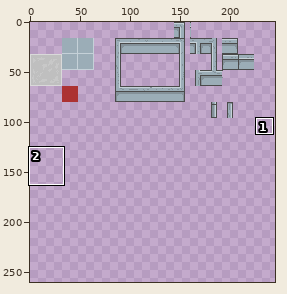
Edited in one commit: sprite sheet (assets/labTileset.png). The picture above shows the old version from afar; the outline marks the close-up.
Close-up. First the earlier version:
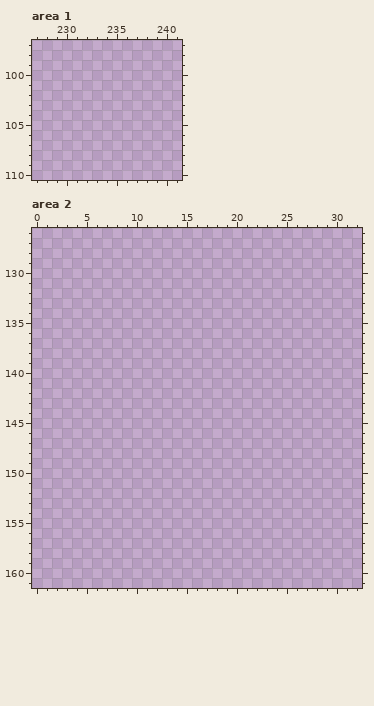
The file is 320x320 pixels. Colours within 5 levels of each other are drawn and written as one. Shown: area 1: x 227..241, y 97..110; area 2: x 0..32, y 126..161. The wide view leaves out empty margins. The commit also changed other parts of the picture, which this record leaves out.
After:
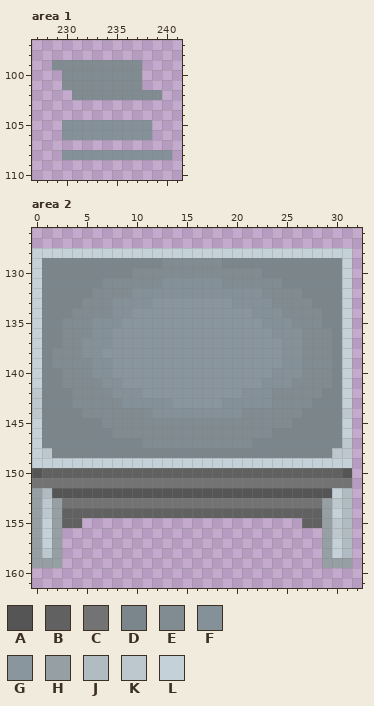
Palette (. is transparent): A #555555  B #616161  C #737373  D #7a858c  E #808b92  F #849199  G #8a969e  H #969fa4  J #b1bcc2  K #bcc8ce  L #c5d1d8
The exact change:
{"where": "area 1"}
{"y":99,"x":229,"old":".........","new":"EEEEEEEEE"}
{"y":100,"x":230,"old":"........","new":"EEEEEEEE"}
{"y":101,"x":230,"old":"........","new":"EEEEEEEE"}
{"y":102,"x":231,"old":".........","new":"EEEEEEEEE"}
{"y":105,"x":230,"old":".........","new":"FFFFFFFFF"}
{"y":106,"x":230,"old":".........","new":"FFFFFFFFF"}
{"y":108,"x":230,"old":"...........","new":"FFFFFFFFFFF"}
{"where": "area 2"}
{"y":128,"x":0,"old":"................................","new":"LLLLLLLLLLLLLLLLLLLLLLLLLLLLLLLL"}
{"y":129,"x":0,"old":"................................","new":"LDDDDDDDDDDDDEEEEEEDDDDDDDDDDDDL"}
{"y":130,"x":0,"old":"................................","new":"LDDDDDDDDDEEEEEEEEEEEEEDDDDDDDDL"}
{"y":131,"x":0,"old":"................................","new":"LDDDDDDEEEEEEFFFFFFEEEEEEDDDDDDL"}
{"y":132,"x":0,"old":"................................","new":"LDDDDDEEEEFFFFFFFFFFFFFEEEEDDDDL"}
{"y":133,"x":0,"old":"................................","new":"LDDDDEEEFFFFGGGGGGGGFFFFEEEEDDDL"}
{"y":134,"x":0,"old":"................................","new":"LDDDEEEEFFGGGGGGGGGGGGFFFEEEEDDL"}
{"y":135,"x":0,"old":"................................","new":"LDDEEEFFFGGGGGGGGGGGGGGFFFEEEDDL"}
{"y":136,"x":0,"old":"................................","new":"LDDEEEFFGGGGGGGGGGGGGGGGFFFEEEDL"}
{"y":137,"x":0,"old":"................................","new":"LDDEEFFFGGGGGGGGGGGGGGGGGFFEEEDL"}
{"y":138,"x":0,"old":"................................","new":"LDEEEFFGGGGGGGGGGGGGGGGGGFFEEEDL"}
{"y":139,"x":0,"old":"................................","new":"LDEEEEFFGGGGGGGGGGGGGGGGGFFEEEDL"}
{"y":140,"x":0,"old":"................................","new":"LDDEEEFFGGGGGGGGGGGGGGGGFFFEEEDL"}
{"y":141,"x":0,"old":"................................","new":"LDDEEEEFFGGGGGGGGGGGGGGFFFEEEEDL"}
{"y":142,"x":0,"old":"................................","new":"KDDDEEEEFFFGGGGGGGGGGFFFEEEEEDDL"}
{"y":143,"x":0,"old":"................................","new":"KDDDEEEEEFFFFFGGGGGFFFFFEEEEDDDL"}
{"y":144,"x":0,"old":"................................","new":"KDDDDEEEEEEEFFFFFFFFFEEEEEEDDDDK"}
{"y":145,"x":0,"old":"................................","new":"LDDDDDDEEEEEEEEEEEEEEEEEEEDDDDDL"}
{"y":146,"x":0,"old":"................................","new":"LDDDDDDDEEEEEEEEEEEEEEEEDDDDDDDL"}
{"y":147,"x":0,"old":"................................","new":"LDDDDDDDDDDEEEEEEEEEEEDDDDDDDDDK"}
{"y":148,"x":0,"old":"................................","new":"LKDDDDDDDDDDDDDDDDDDDDDDDDDDDDKK"}
{"y":149,"x":0,"old":"................................","new":"LLLLLLLLLLLLLLLLLLLLLLLLLLLLLLLL"}
{"y":150,"x":0,"old":"................................","new":"ABBBBBBBBBBBBBBBBBBBBBBBBBBBBBBA"}
{"y":151,"x":0,"old":"................................","new":"CCCCCCCCCCCCCCCCCCCCCCCCCCCCCCCC"}
{"y":152,"x":0,"old":"................................","new":"HJAAAAAAAAAAAAAAAAAAAAAAAAAAAALJ"}
{"y":153,"x":0,"old":"................................","new":"HKHCCCCCCCCCCCCCCCCCCCCCCCCCCHKJ"}
{"y":154,"x":0,"old":"................................","new":"HKHBBBBBBBBBBBBBBBBBBBBBBBBBBHLJ"}
{"y":155,"x":0,"old":".....","new":"HLHBB"}
{"y":155,"x":27,"old":".....","new":"BBHKJ"}
{"y":156,"x":0,"old":"...","new":"HLH"}
{"y":156,"x":29,"old":"...","new":"HKJ"}
{"y":157,"x":0,"old":"...","new":"HLH"}
{"y":157,"x":29,"old":"...","new":"HLJ"}
{"y":158,"x":0,"old":"...","new":"HKH"}
{"y":158,"x":29,"old":"...","new":"HLJ"}
{"y":159,"x":0,"old":"...","new":"HHH"}
{"y":159,"x":29,"old":"...","new":"HHH"}
{"label":"added","picture_box":[52,60,172,160]}
{"label":"added","picture_box":[32,248,352,568]}
